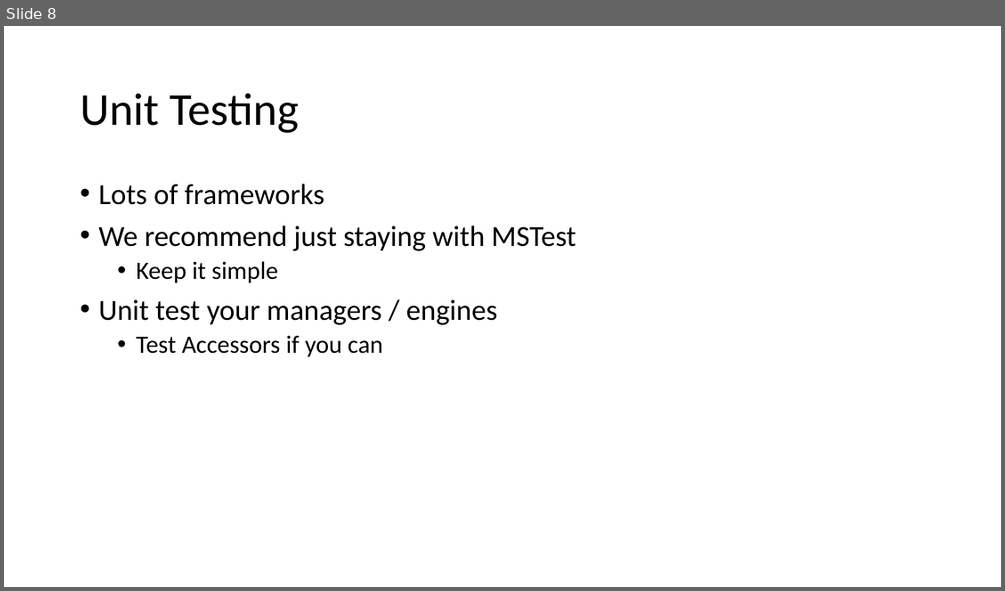
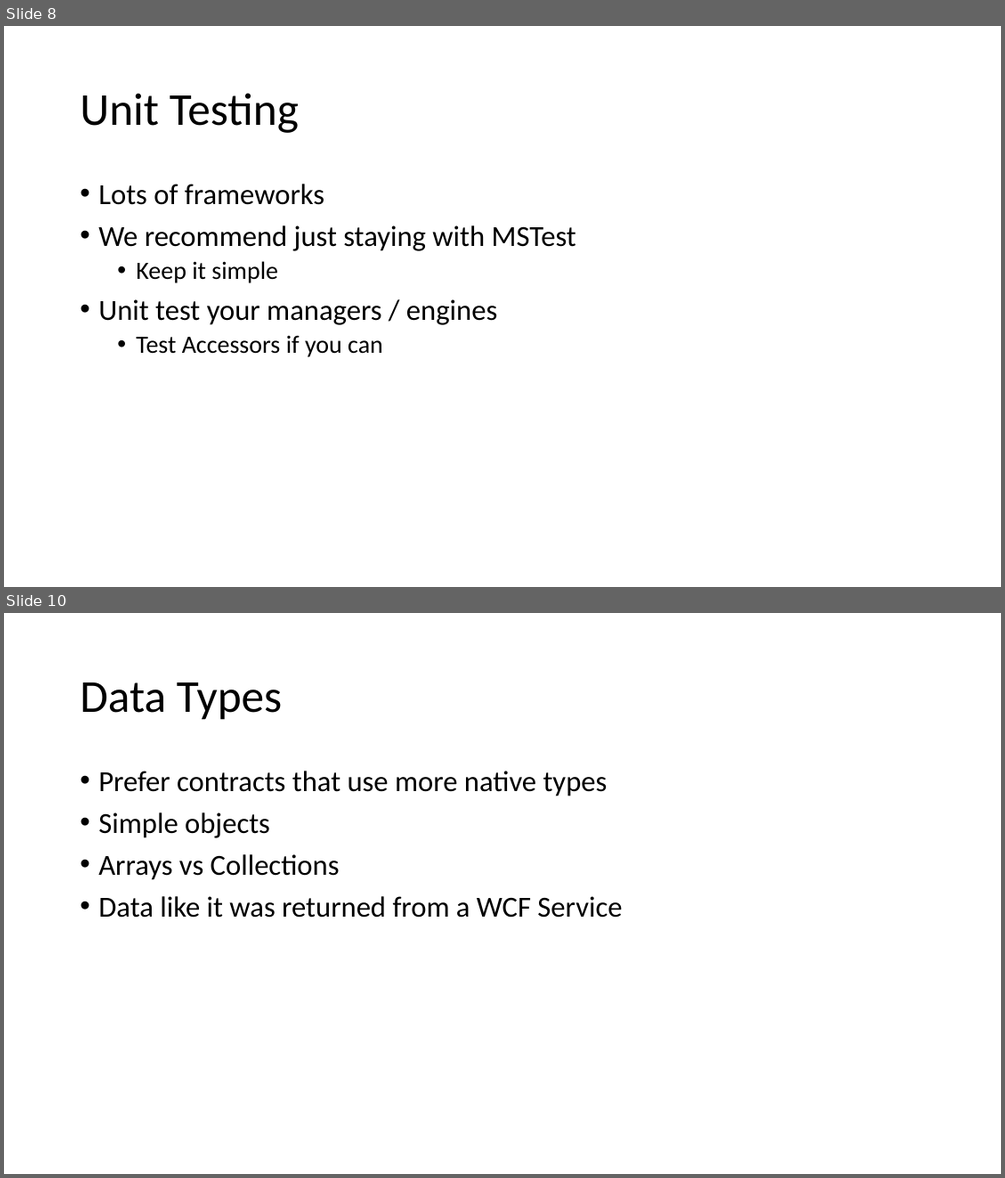
Before and after one commit to dnsdurham/ArchitectureExamples, a slide deck: Nuts_and_Bolts.pptx. Shown one above the other, each under a label of ours: slide 8 before the commit, slides 8 and 10 after it; the slides between them are not shown. The pictures are 1005x591 and 1005x1178 pixels, drawn with LibreOffice and Linux fonts; fonts in the diff are those of the drawing. Boxes give left, top, right and bottom in pixels: in the first picture for what was removed or moved away, otherwise in the second. Text is boxed around its words. In the diff, an @@ line names an element or a change of style, - is before the commit and + after.

```diff
--- a/Nuts_and_Bolts.pptx
+++ b/Nuts_and_Bolts.pptx
@@ slide 10 added at (4,613,1001,1174), background #FFFFFF @@
@@ title added at (80,682,282,720), 44 pt, text #000000 @@
+Data Types
@@ text added at (98,771,622,917), 28 pt, text #000000 @@
+• Prefer contracts that use more native types
+• Simple objects
+• Arrays vs Collections
+• Data like it was returned from a WCF Service
```
Also in this commit, not shown: 1 slide changed, 1 other slide added, 47 other files.
